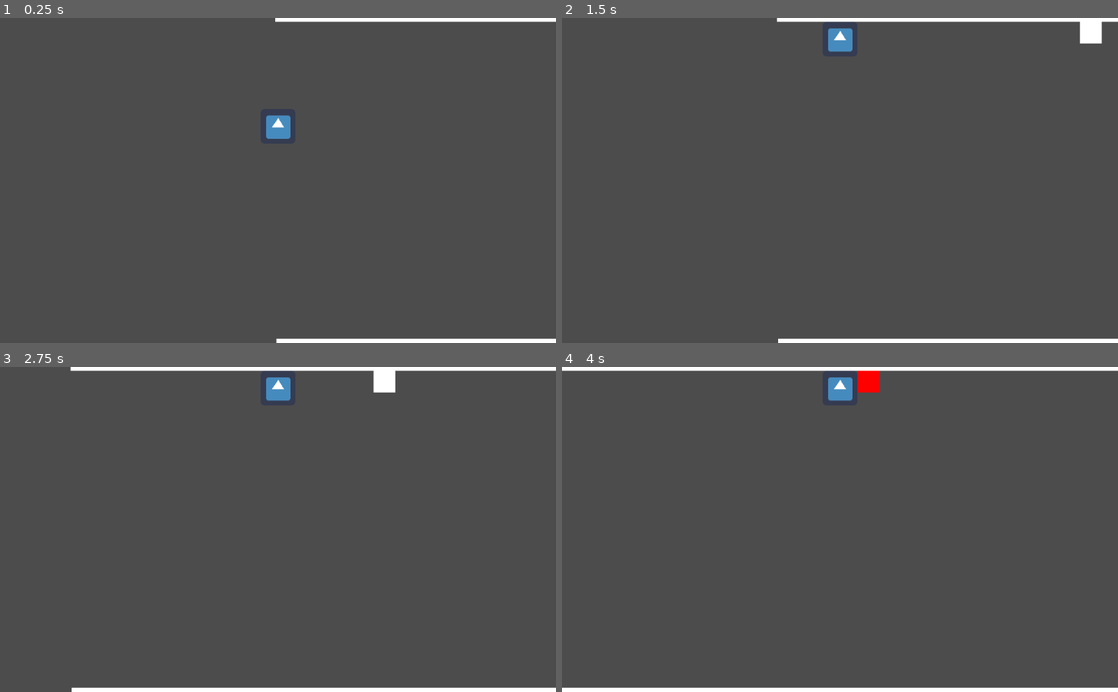
Above: before the commit, frames 1-4 (two rows, left to right).
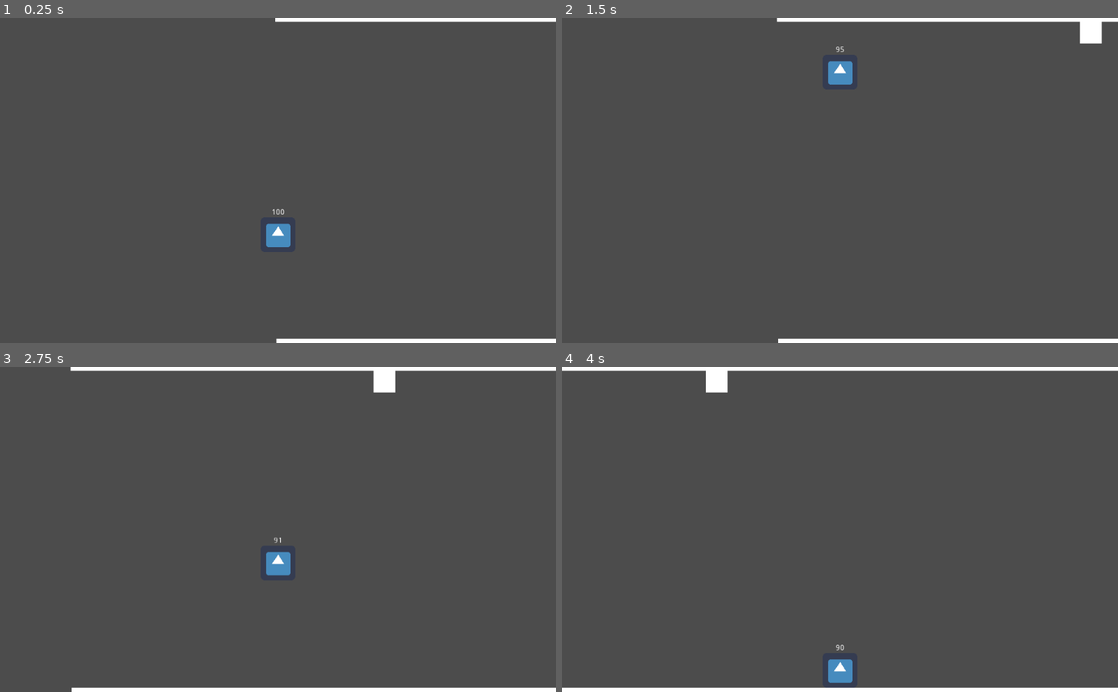
Above: after the commit, the same moments.

Repository: AlBlinder/joc
Game: Godot game, scene res://Node2D.tscn
Two runs of this game, one before a commit and one after it. Both use one fixed random seed, a clock stepped at 60 frames per second and the inputs below. The engine's default icon, where the game draws it, is replaced by a stand-in: a white triangle on a blue panel in a dark square.
Inputs:
- Up to frame 1 (0.25 s): no input
- Up to frame 2 (1.5 s): hold Up (ves_dalt) 0.53-1.28 s; tap Right (ves_dreta) at 0.8, 1.35 s
- Up to frame 3 (2.75 s): tap Left (ves_esquerra) at 1.55, 2.1 s; hold Up (ves_dalt) from 2.03 s (still down)
- Up to frame 4 (4 s): release Up (ves_dalt) at 2.78 s; tap Up (ves_dalt) at 2.85 s; tap Right (ves_dreta) at 3.05, 3.6 s; tap Left (ves_esquerra) at 3.8 s

The runs differ from the first frame. In frame 1, 0.7% of the frame differs, in the area x 47-53%, y 29-71%; in frame 2, 0.6%; in frame 3, 0.6%; in frame 4, 1.2%, in the area x 25-58%, y 1-98%.

Commit message:
Contador combustible
Avançada la LABEL del personatge principal amb un contador del combustible per a que caigui quan és zero.

Diff:
--- a/KinematicBody2D.gd
+++ b/KinematicBody2D.gd
@@ -3,9 +3,11 @@
 
 var velocitat := 500
 var moviment := Vector2.ZERO
-var gravetat := Vector2.UP * 3000
+var gravetat := Vector2.DOWN * 3000
 var salt := Vector2.UP * 70
 var dreta := Vector2.RIGHT * 100
+var combustible := 1000
+var contador := 0
 # Called when the node enters the scene tree for the first time.
 func _ready():
 #	position = Vector2(500,300)
@@ -13,10 +15,17 @@
 
 # Called every frame. 'delta' is the elapsed time since the previous frame.
 func _process(delta):
+
 	moviment += gravetat * delta
 #	moviment.x = Input.get_axis("ves_esquerra", "ves_dreta") * velocitat
-	if Input.is_action_pressed("ves_dalt"):
-		moviment += salt
-
+	if combustible > 0:
+		$Label.text = str(combustible/10)
+		contador = 0
+		if Input.is_action_pressed("ves_dalt"):
+			moviment += salt
+			combustible -= 1
+	elif combustible < 0:
+		$Label.text = "espera " + str(contador)
+		contador += 1
 	moviment = move_and_slide(moviment + dreta * delta, Vector2(0,-1))
 #	pass
--- a/Personatge_principal.tscn
+++ b/Personatge_principal.tscn
@@ -21,5 +21,10 @@
 limit_bottom = 300
 
 [node name="Label" type="Label" parent="."]
-margin_right = 40.0
-margin_bottom = 14.0
+anchor_right = 0.092
+margin_left = -21.0
+margin_top = -48.0
+margin_right = 21.0
+margin_bottom = -33.0
+align = 1
+valign = 1
